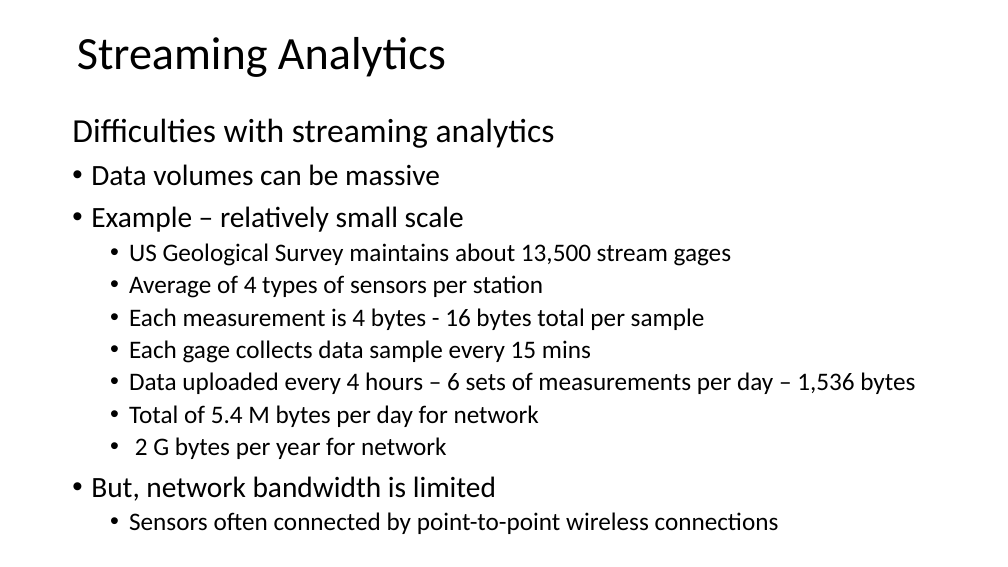
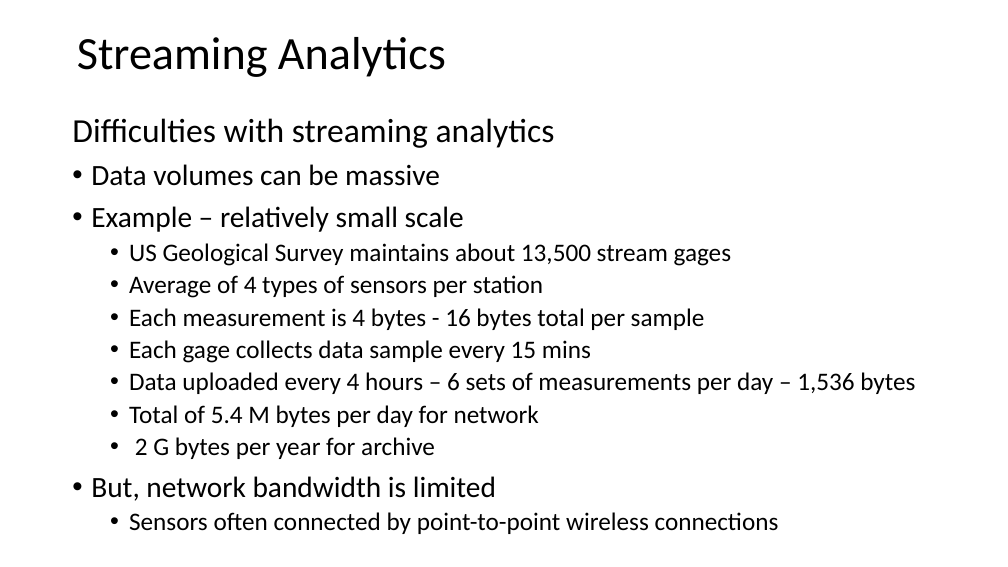
Before and after one commit to StephenElston/CSCI-E-108, a slide deck: slide 3 of slides/3_StreamingAnalytics.pptx. Drawn at 1008x567 pixels with LibreOffice and Linux fonts; fonts in the diff are those of the drawing. Boxes give left, top, right and bottom in pixels: in the first picture for what was removed or moved away, otherwise in the second. Text is boxed around its words. In the diff, an @@ line names an element or a change of style, - is before the commit and + after.

Commit message:
Corrected typos in slides

```diff
--- a/slides/3_StreamingAnalytics.pptx
+++ b/slides/3_StreamingAnalytics.pptx
@@ text at [135, 437, 435, 459]: text changed @@
-  • 2 G bytes per year for network
+  • 2 G bytes per year for archive
```
Also in this commit, not shown: 2 other slides changed, 1 slide removed, 1 other file.
